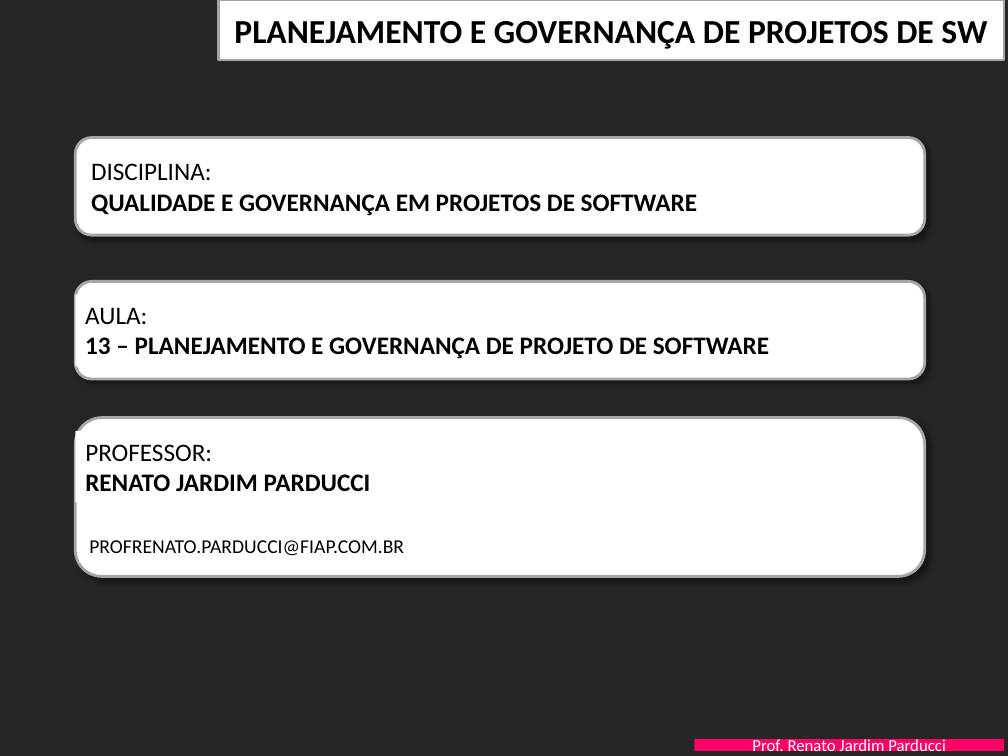
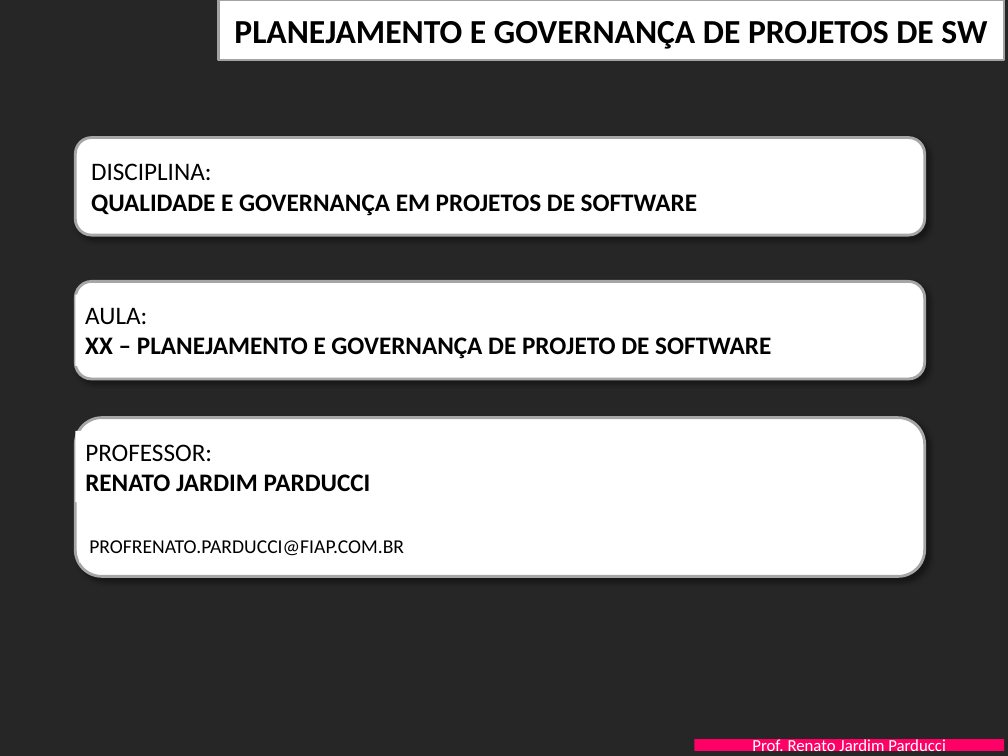
Before and after one commit to RenatoJardimParducci/Teste2TDSF, a slide deck: slide 1 of FIAP-QualidProjSW-Aula13-CRONOGRAMACAO-v2.pptx. Drawn at 1008x756 pixels with LibreOffice and Linux fonts; fonts in the diff are those of the drawing; background and template pictures are left out. Boxes give left, top, right and bottom in pixels: in the first picture for what was removed or moved away, otherwise in the second. Text is boxed around its words. In the diff, an @@ line names an element or a change of style, - is before the commit and + after.

```diff
--- a/FIAP-QualidProjSW-Aula13-CRONOGRAMACAO-v2.pptx
+++ b/FIAP-QualidProjSW-Aula13-CRONOGRAMACAO-v2.pptx
@@ text at bbox=[85, 337, 771, 359]: text changed @@
-13 – PLANEJAMENTO E GOVERNANÇA DE PROJETO DE SOFTWARE
+XX – PLANEJAMENTO E GOVERNANÇA DE PROJETO DE SOFTWARE
```
